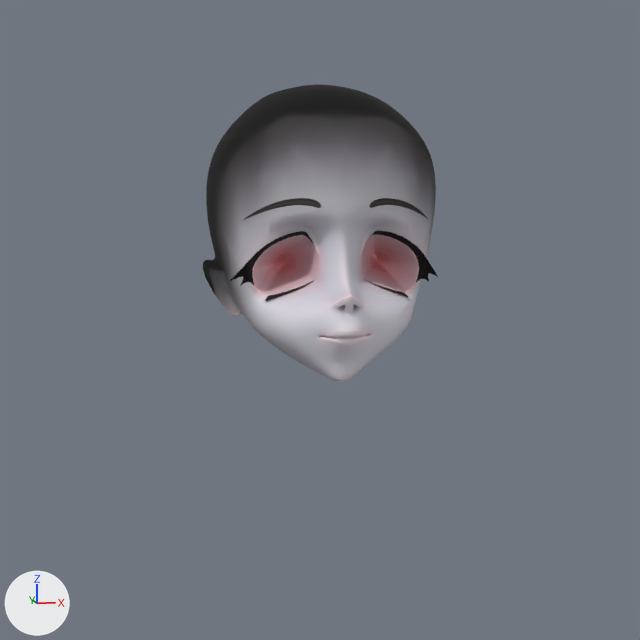
The Blender file head_Girl/head_Girl.blend as it was, and as the next commit left it.
Rendered twice from the file's camera 'Camera'. The lights are fixed; the arrows at lower left show +X, +Y and +Z.

Before the edit, the objects in view are built like this:
```python
me_hair_girl = bpy.data.meshes.new('hair.girl')
me_hair_girl.from_pydata(...)  # 409 vertices, 457 faces; spans x -0.192..0.0, y -0.224..0.225, z -0.169..0.326
me_hair_girl.polygons.foreach_set('use_smooth', [True] * 457)
me_hair_girl.materials.append(mat_hair_tex)
me_head_girl = bpy.data.meshes.new('head.girl')
me_head_girl.from_pydata(...)  # 281 vertices, 270 faces; spans x -0.141..0.0, y -0.16..0.145, z -0.053..0.278
me_head_girl.polygons.foreach_set('use_smooth', [True] * 270)
me_head_girl.materials.append(mat_face_tex)
ob_hair_girl = bpy.data.objects.new('hair.girl', me_hair_girl)
ob_hair_girl.location = (0.0, 0.0, 0.0)
_m = ob_hair_girl.modifiers.new('Mirror', 'MIRROR')
ob_hair_girl.hide_set(True)  # its collection is switched off
ob_head_girl = bpy.data.objects.new('head.girl', me_head_girl)
ob_head_girl.location = (0.0, 0.0, 0.0)
_m = ob_head_girl.modifiers.new('Mirror', 'MIRROR')
_m = ob_head_girl.modifiers.new('Subdivision', 'SUBSURF')
_m.boundary_smooth = 'PRESERVE_CORNERS'
_m.levels = 2
_m.render_levels = 4
```
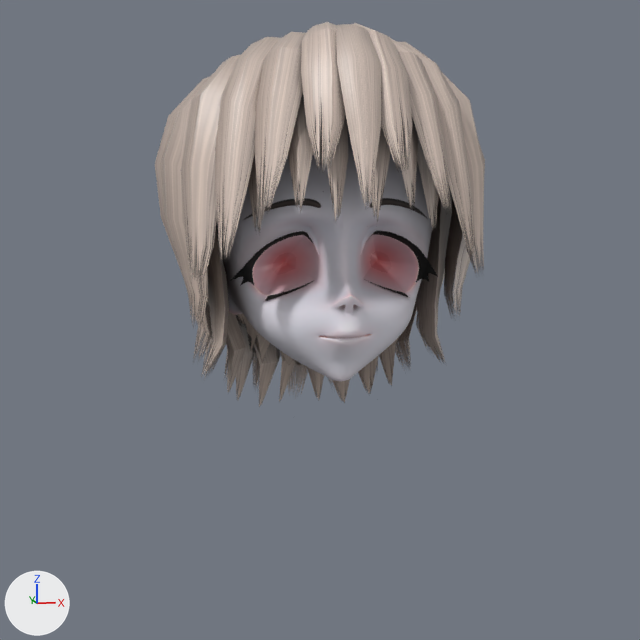
Boxes [x1, y1, x2, y2] around the edits, measured in the pictures (640 x 640 px):
'hair.girl', shown
    after: [155, 22, 485, 407]

The change, as a list of edits to the scene's bpy script:
```text
Change ob_hair_girl:
    remove ob_hair_girl.hide_set(True)  # its collection is switched off
```
